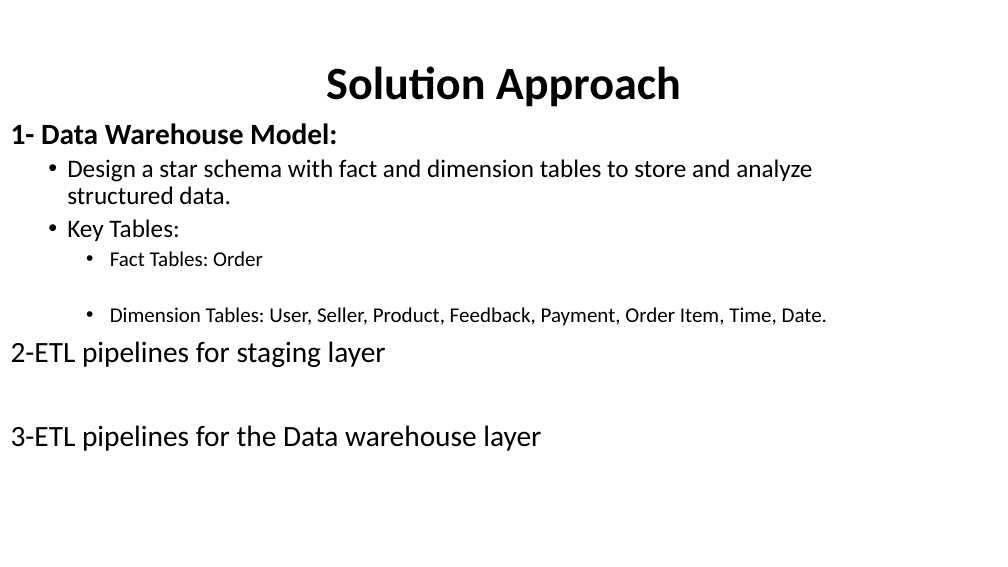
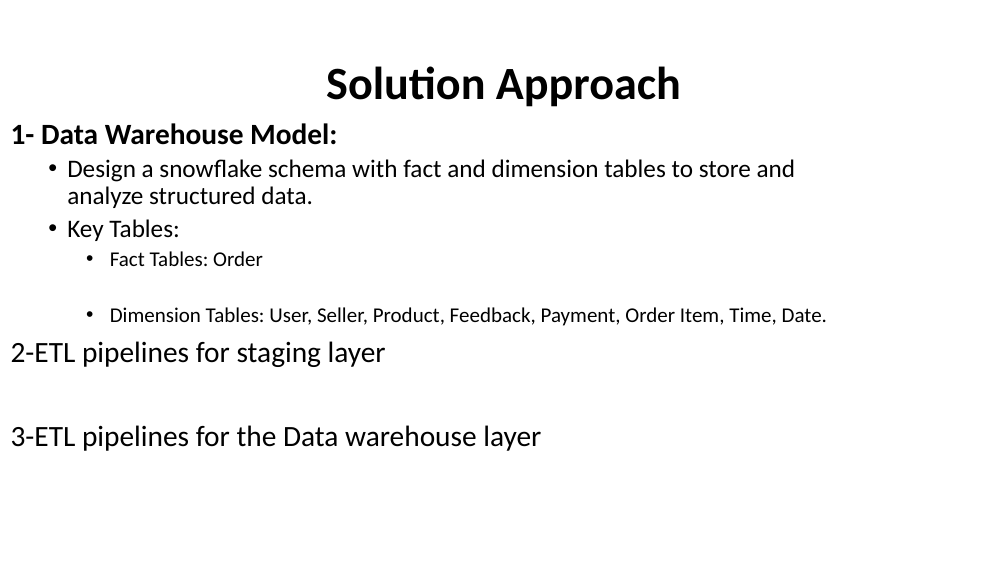
Before and after one commit to AbdulRahmanMohammedEid/E-commerce-Data-Warehouse, a slide deck: slide 25 of e commerce presentation.pptx. Drawn at 1008x567 pixels with LibreOffice and Linux fonts; fonts in the diff are those of the drawing. Boxes give left, top, right and bottom in pixels: in the first picture for what was removed or moved away, otherwise in the second. Text is boxed around its words. In the diff, an @@ line names an element or a change of style, - is before the commit and + after.

```diff
--- a/e commerce presentation.pptx
+++ b/e commerce presentation.pptx
@@ text at (67, 159, 796, 208): text changed @@
-  • Design a star schema with fact and dimension tables to store and analyze structured data.
+  • Design a snowflake schema with fact and dimension tables to store and analyze structured data.
```
Also in this commit, not shown: 2 other slides changed.
